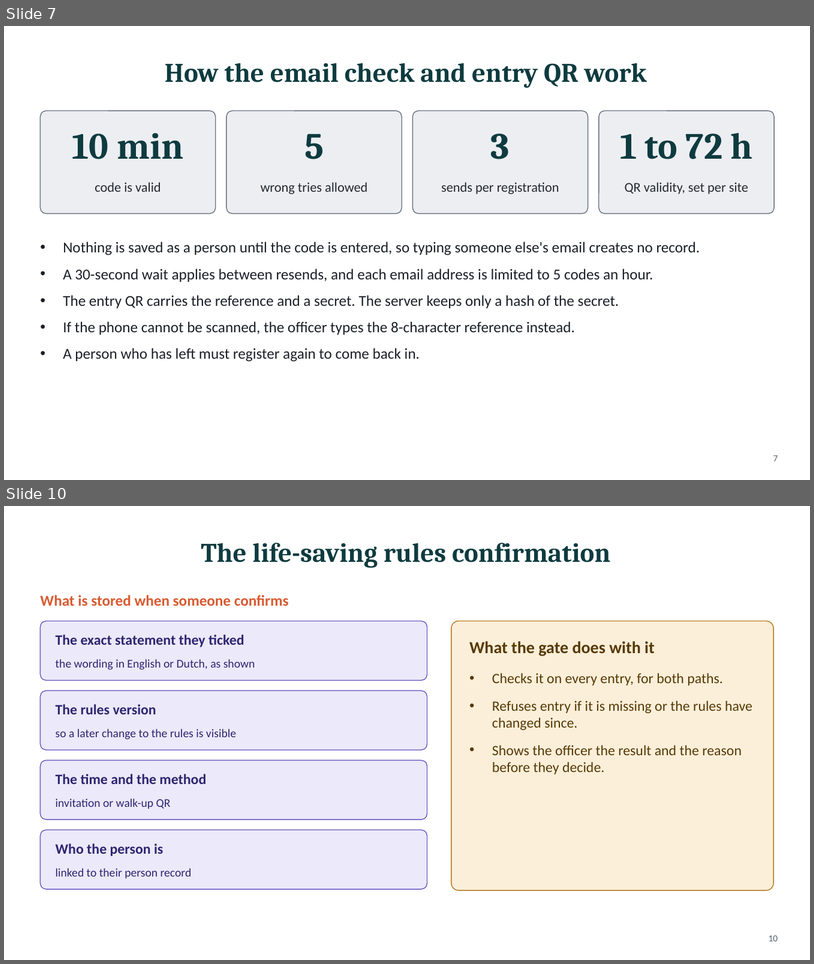
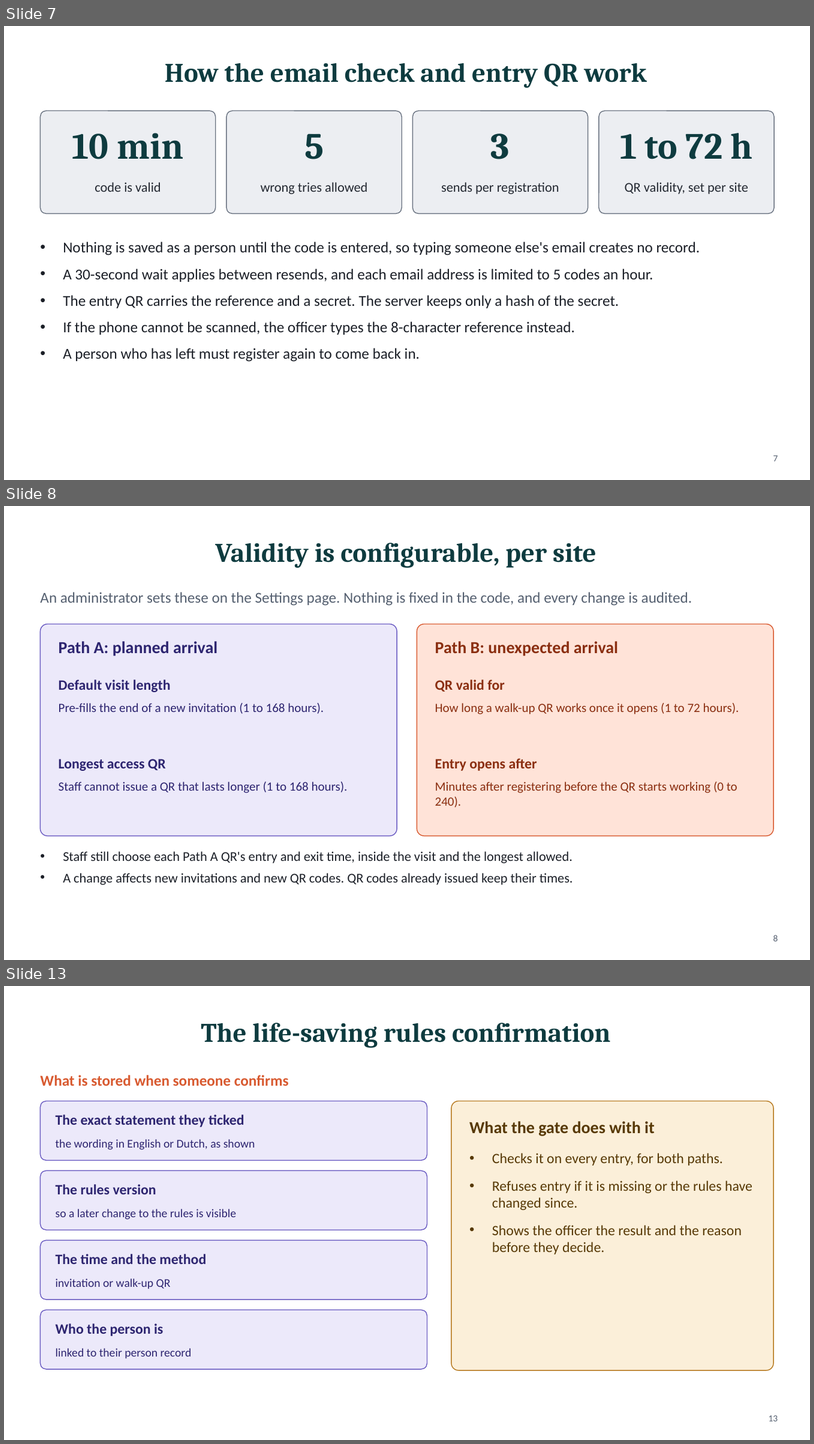
Before and after one commit to Sharon-dt3/vlaardingen_contractor_access, a slide deck: v2/docs/Site-Access-V2-Deck.pptx. Shown one above the other, each under a label of ours: slides 7 and 10 before the commit, slides 7, 8 and 13 after it; the slides between them are not shown. The pictures are 814x964 and 814x1444 pixels, drawn with LibreOffice and Linux fonts; fonts in the diff are those of the drawing. Boxes give left, top, right and bottom in pixels: in the first picture for what was removed or moved away, otherwise in the second. Text is boxed around its words. In the diff, an @@ line names an element or a change of style, - is before the commit and + after.

```diff
--- a/v2/docs/Site-Access-V2-Deck.pptx
+++ b/v2/docs/Site-Access-V2-Deck.pptx
@@ slide 8 added at [4, 506, 810, 960], background #FFFFFF @@
@@ title added at [215, 543, 596, 568], 32 pt, text #0E3B3F, bold @@
+Validity is configurable, per site
@@ text added at [40, 592, 693, 606], 18 pt, text #556070 @@
+An administrator sets these on the Settings page. Nothing is fixed in the code, and every change is audited.
@@ rounded rectangle added at [40, 624, 397, 835], fill #ECE9FA, outline #6A5BC2 1 pt @@
@@ rounded rectangle added at [417, 624, 774, 835], fill #FFE3D8, outline #D85A30 1 pt @@
@@ text added at [59, 641, 218, 656], 20 pt, text #2D2570, bold @@
+Path A: planned arrival
@@ text added at [435, 641, 618, 656], 20 pt, text #8A2E10, bold @@
+Path B: unexpected arrival
@@ text added at [59, 679, 171, 692], 17 pt, text #2D2570, bold @@
+Default visit length
@@ text added at [435, 679, 504, 691], 17 pt, text #8A2E10, bold @@
+QR valid for
@@ text added at [59, 703, 324, 714], 15 pt, text #2D2570 @@
+Pre-fills the end of a new invitation (1 to 168 hours).
@@ text added at [435, 703, 740, 714], 15 pt, text #8A2E10 @@
+How long a walk-up QR works once it opens (1 to 72 hours).
@@ text added at [59, 759, 166, 771], 17 pt, text #2D2570, bold @@
+Longest access QR
@@ text added at [435, 758, 537, 771], 17 pt, text #8A2E10, bold @@
+Entry opens after
@@ text added at [59, 781, 348, 793], 15 pt, text #2D2570 @@
+Staff cannot issue a QR that lasts longer (1 to 168 hours).
@@ text added at [435, 781, 738, 807], 15 pt, text #8A2E10 @@
+Minutes after registering before the QR starts working (0 to 240).
@@ text added at [63, 851, 573, 885], 16 pt, text #1B1F27 @@
+• Staff still choose each Path A QR's entry and exit time, inside the visit and the longest allowed.
+• A change affects new invitations and new QR codes. QR codes already issued keep their times.
@@ page number added at [774, 934, 779, 941], 11 pt, text #556070 @@
+8
@@ what was slide 10 is now slide 13 @@
@@ page number at [769, 1415, 779, 1421]: text changed @@
-10
+13
```
Also in this commit, not shown: 6 slides changed, 2 other slides added, 10 other files.
